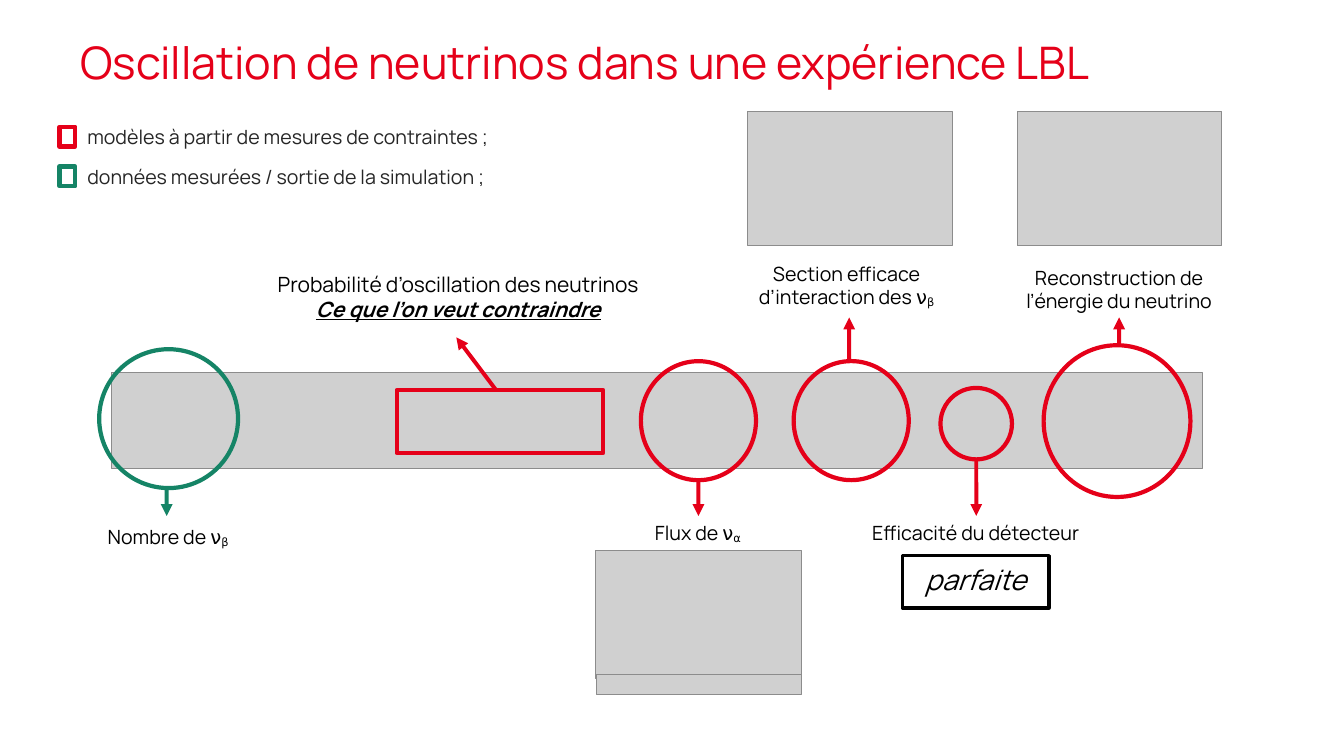
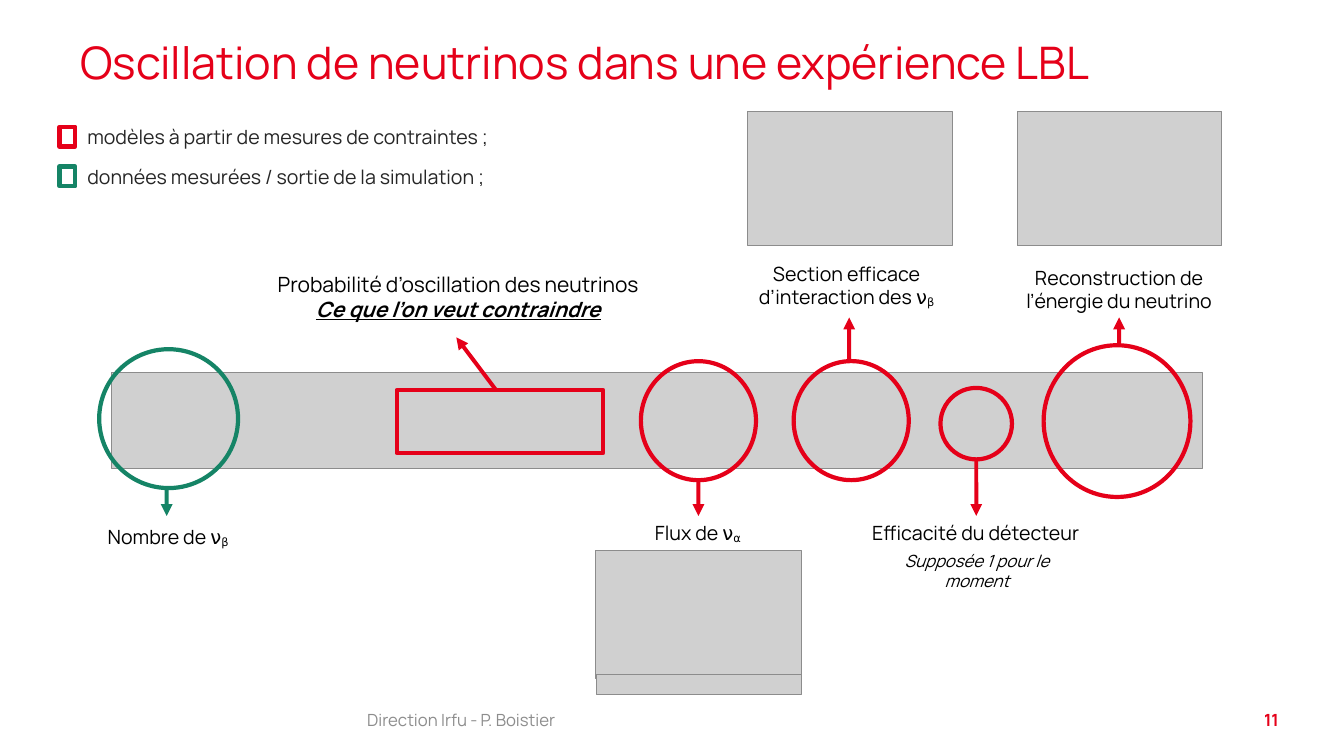
Before and after one commit to pboistier/energy-effects-T2K, a slide deck: slide 11 of doc_ext/20240619_boistier_irfu.odp (slide 9 before the commit). Drawn at 1344x756 pixels with LibreOffice and Linux fonts; fonts in the diff are those of the drawing; grey boxes stand for pictures; background and template pictures are left out. Boxes give left, top, right and bottom in pixels: in the first picture for what was removed or moved away, otherwise in the second. Text is boxed around its words. In the diff, an @@ line names an element or a change of style, - is before the commit and + after.

```diff
--- a/doc_ext/20240619_boistier_irfu.odp
+++ b/doc_ext/20240619_boistier_irfu.odp
@@ rectangle removed at bbox=[902, 555, 1049, 608] @@
-parfaite
@@ text added at bbox=[905, 554, 1049, 588], 12 pt, text #000000, italic @@
+Supposée 1 pour le moment
@@ text added at bbox=[367, 714, 555, 726], 12 pt, text #8D8D8D @@
+Direction Irfu - P. Boistier
@@ page number added at bbox=[1264, 714, 1279, 726], 12 pt, text #E50019, bold @@
+11
```
Also in this commit, not shown: 12 other slides changed, 4 slides added, 1 slide removed, 3 other files.
